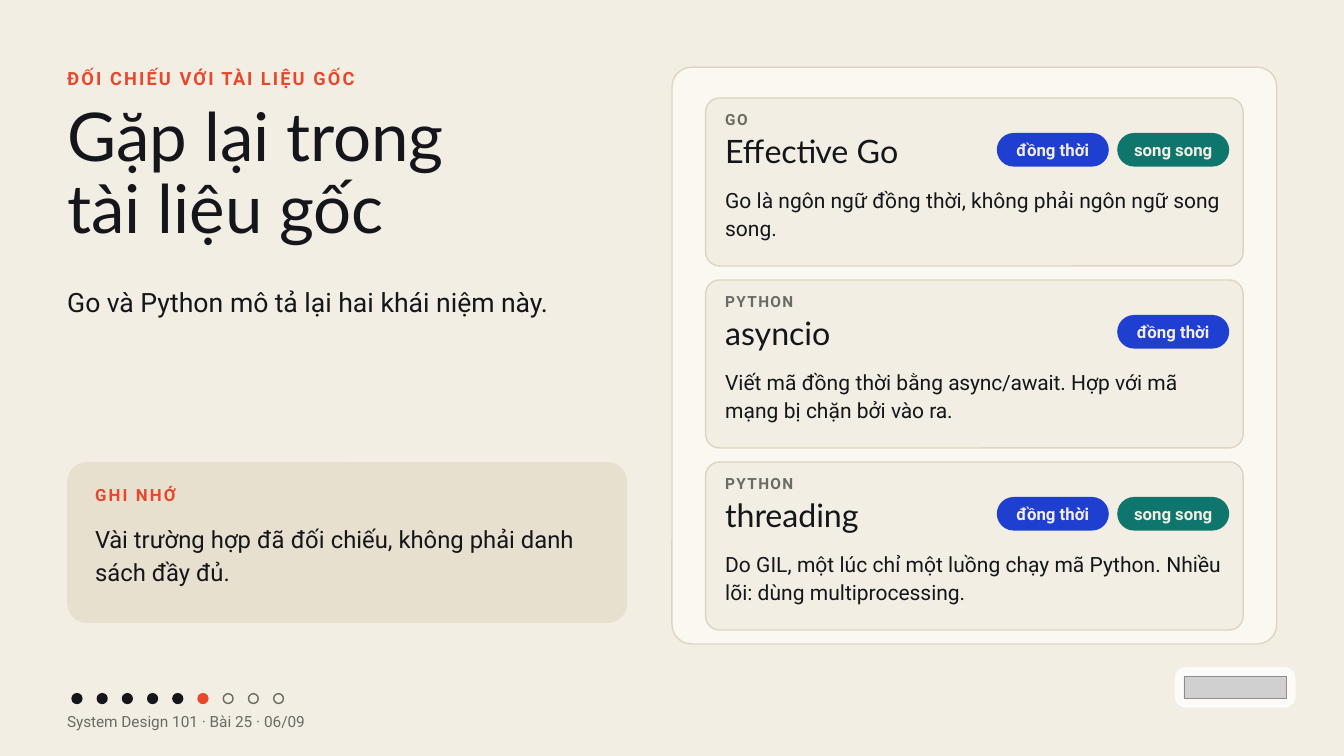
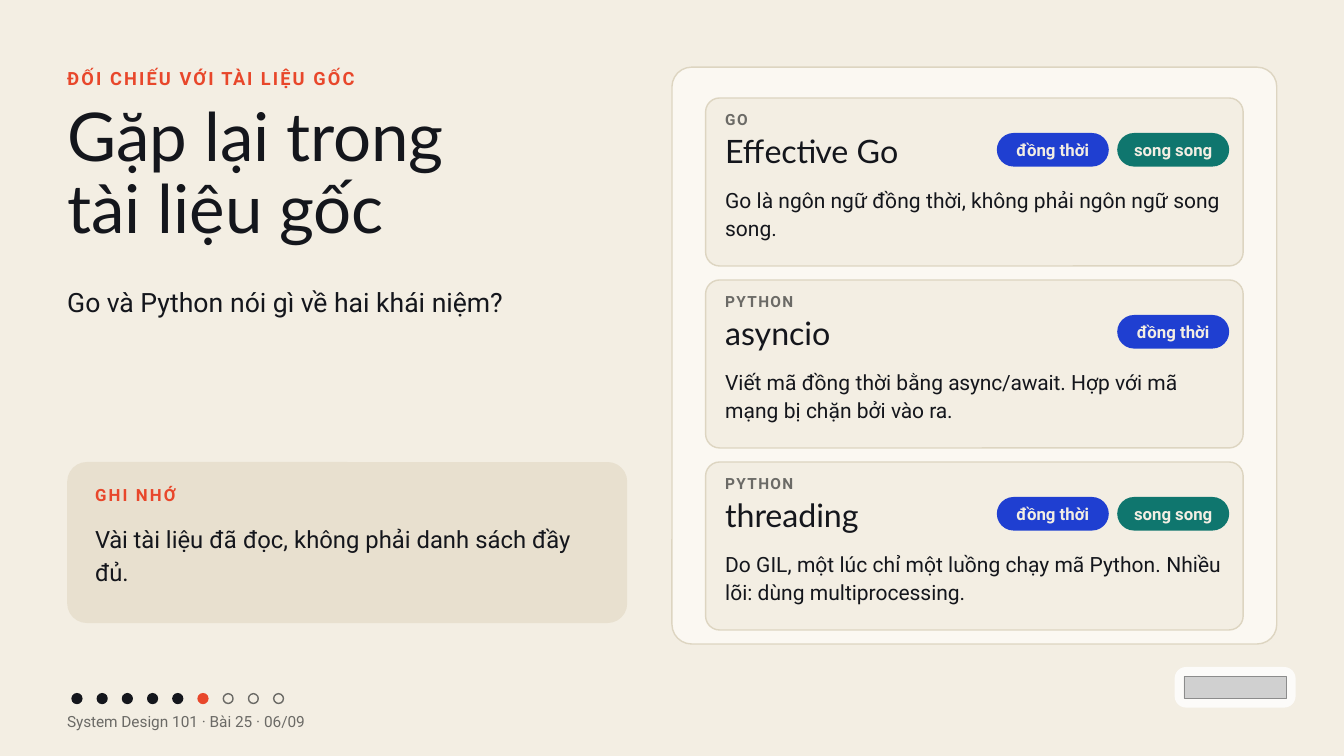
Before and after one commit to vohoailinh90/tool-marketing-studio, a slide deck: slide 6 of system-design-101/vi/lessons/sd-10-025/slides/sd-10-025.pptx. Drawn at 1344x756 pixels with LibreOffice and Linux fonts; fonts in the diff are those of the drawing; grey boxes stand for pictures. Boxes give left, top, right and bottom in pixels: in the first picture for what was removed or moved away, otherwise in the second. Text is boxed around its words. In the diff, an @@ line names an element or a change of style, - is before the commit and + after.

```diff
--- a/system-design-101/vi/lessons/sd-10-025/slides/sd-10-025.pptx
+++ b/system-design-101/vi/lessons/sd-10-025/slides/sd-10-025.pptx
@@ text at (67,290,503,318): text changed @@
-Go và Python mô tả lại hai khái niệm này.
+Go và Python nói gì về hai khái niệm?
@@ text at (95,528,570,582): text changed @@
-Vài trường hợp đã đối chiếu, không phải danh sách đầy đủ.
+Vài tài liệu đã đọc, không phải danh sách đầy đủ.
```
Also in this commit, not shown: 8 other slides changed.
